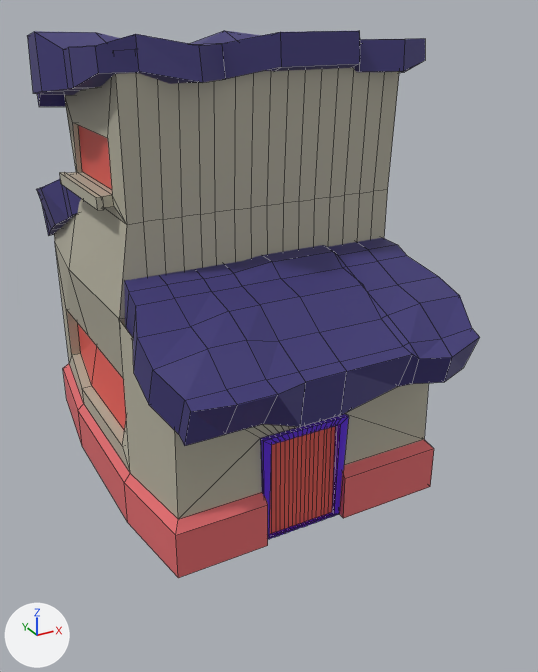
The Blender file TresFabulasGeniales/Assets/Modelos/Objetos/casa_abarrotada/CASAblend.blend: old version first, new version second.
The view is the same before and after, from a camera (50 mm lens) standing at (-6.52, -13.74, 8.32) and looking at (0.24, -1.45, 2.17). Lighting does not change. The marker at lower left points along +X, +Y and +Z. Mesh edges are drawn as thin lines.
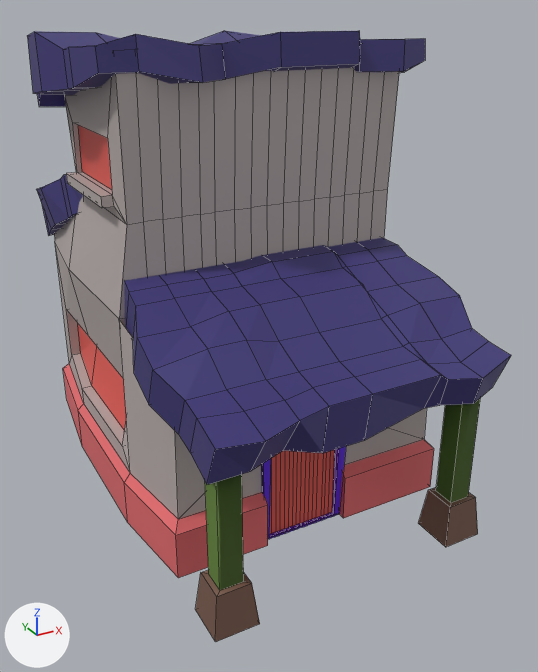
The edits, one by one:
Material 'Material.006' (mat_material_006) changes colour from dark blue #3f3879 to dark green #5b7933; in linear values from (0.0497, 0.0393, 0.19) to (0.104, 0.19, 0.0335).
me_cube_010 is used by ob_cube_009; location (3.85, -5.33, 4.66); rotation (0.0636, 0.0, 3.142), in degrees (3.6, 0, 180); scale (2.91, 6.9, 1.0).
me_cube_010 had 937 vertices, 835 faces and spanned x 0.02..2.52, y -1.42..-0.06, z -5.55..3.64.
me_cube_010 now has 979 vertices, 873 faces and spans x 0.02..2.52, y -1.42..0.07, z -5.65..3.64.
me_cube_010 part 1: a new loose piece of 16 vertices spanning x 0.41..0.68, y -0.16..-0.03, z -5.65..-2.01.
me_cube_010 part 2: a new loose piece of 16 vertices spanning x 2.05..2.33, y -0.16..-0.03, z -5.65..-2.01.
Part 3, on me_cube_010:
8 vertices are removed from x 2.34..2.38, y -0.9..-0.55, z 0.78..1.14.
9 faces are deleted.
1 new face joins them, mat_material_002 (grey #b9afad).
Part 4, on me_cube_010:
4 vertices are removed from x 0.37..2.32, y -0.15..-0.1, z -2.48..-1.74.
14 faces are deleted.
8 vertices in x 0.63..2.08, y -0.1..-0.06, z -2.46..-1.74 move by (0.0, 0.03, -0.01).
6 vertices in x 0.82..2.08, y -0.15..-0.13, z -2.61..-2.44 move by (0.0, 0.03, -0.02).
22 vertices are added at x 0.37..2.35, y -0.12..0.07, z -2.73..-1.75.
32 new faces join them, mat_material_020 (dark blue #3f3879).

Boxes (x1, y1, x2, y2) around the edits, measured in the pictures (538 x 672 px):
'Cube.009', recoloured, reshaped (7% wider, 12% taller): before (27, 31, 480, 578); after (27, 31, 511, 642)
part 1 of me_cube_010, added: after (418, 398, 481, 547)
part 2 of me_cube_010, added: after (195, 474, 260, 642)
part 3 of me_cube_010, cut back: before (60, 172, 103, 210); after (66, 173, 102, 208)
part 4 of me_cube_010, built on: before (179, 329, 480, 446); after (179, 329, 511, 485)
